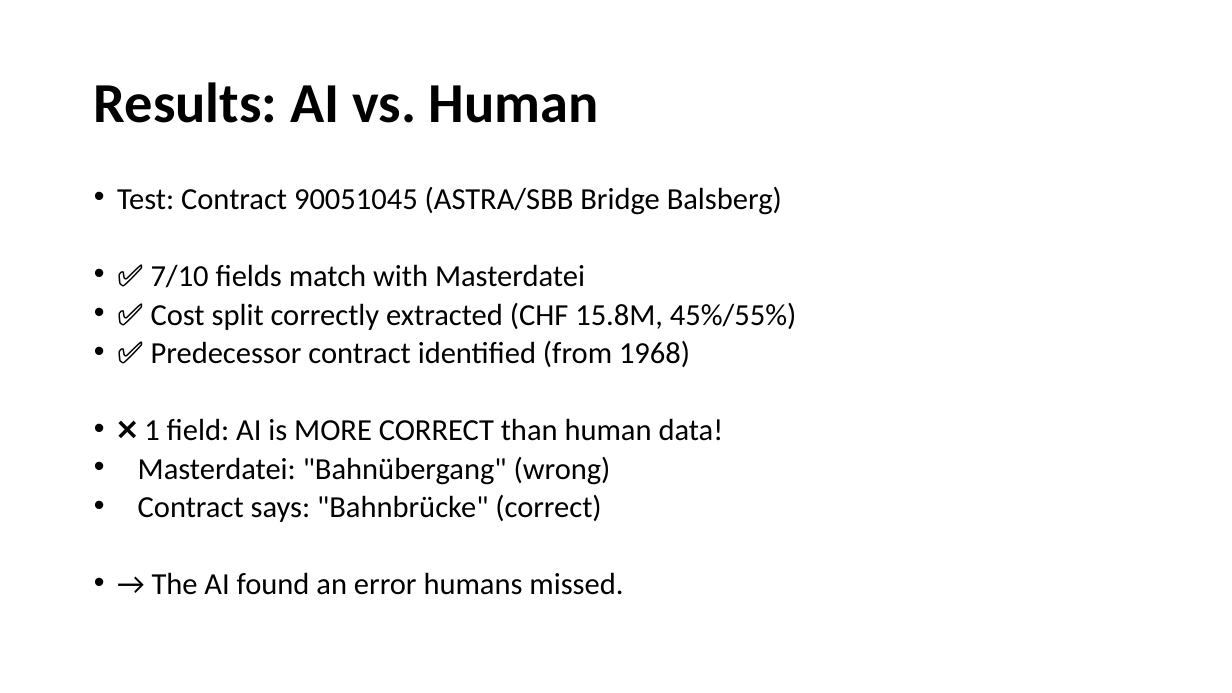
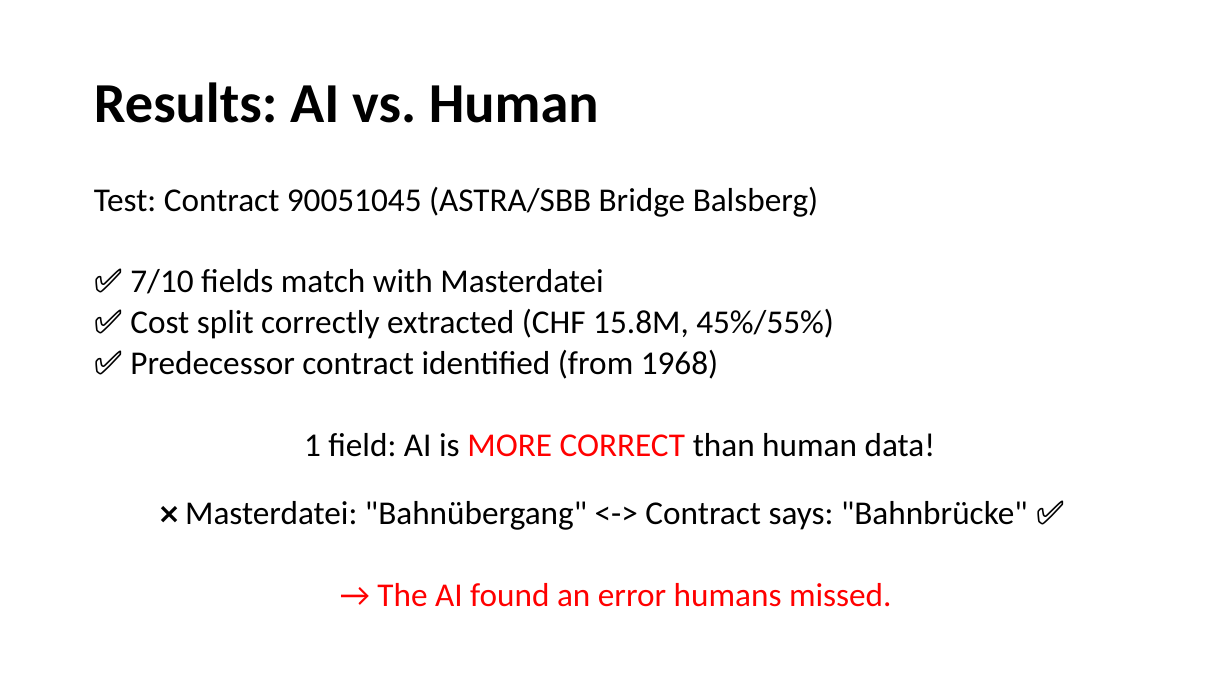
Before and after one commit to OpenRail-Playground/A38, a slide deck: slide 7 of aca/TheContextractors_H4R2026_Ch11.pptx (slide 8 before the commit). Drawn at 1232x693 pixels with LibreOffice and Linux fonts; fonts in the diff are those of the drawing; background and template pictures are left out. Boxes give left, top, right and bottom in pixels: in the first picture for what was removed or moved away, otherwise in the second. Text is boxed around its words. In the diff, an @@ line names an element or a change of style, - is before the commit and + after.

```diff
--- a/aca/TheContextractors_H4R2026_Ch11.pptx
+++ b/aca/TheContextractors_H4R2026_Ch11.pptx
@@ text at [94,187,892,607]: size 23.8 to 25.9 pt in "Test: Contract 90051045 (ASTRA/SBB Bridge Balsberg)", "✅ 7/10 fields match with Masterdatei", "✅ Cost split correctly extracted (CHF 15.8M, ...", "✅ Predecessor contract identified (from 1968)" and 1 more places; text colour #000000 to #FF0000 in "→ The AI found an error humans ..."; bullet • to none; alignment left to centre @@
@@ text at [185,433,1028,530]: text changed; size 23.8 to 25.9 pt @@
-• ❌ 1 field: AI is MORE CORRECT than human data!
-• Masterdatei: "Bahnübergang" (wrong)
-• Contract says: "Bahnbrücke" (correct)
+1 field: AI is MORE CORRECT than human data!
+❌ Masterdatei: "Bahnübergang" <-> Contract says: "Bahnbrücke" ✅
```
Also in this commit, not shown: 4 other slides changed.
